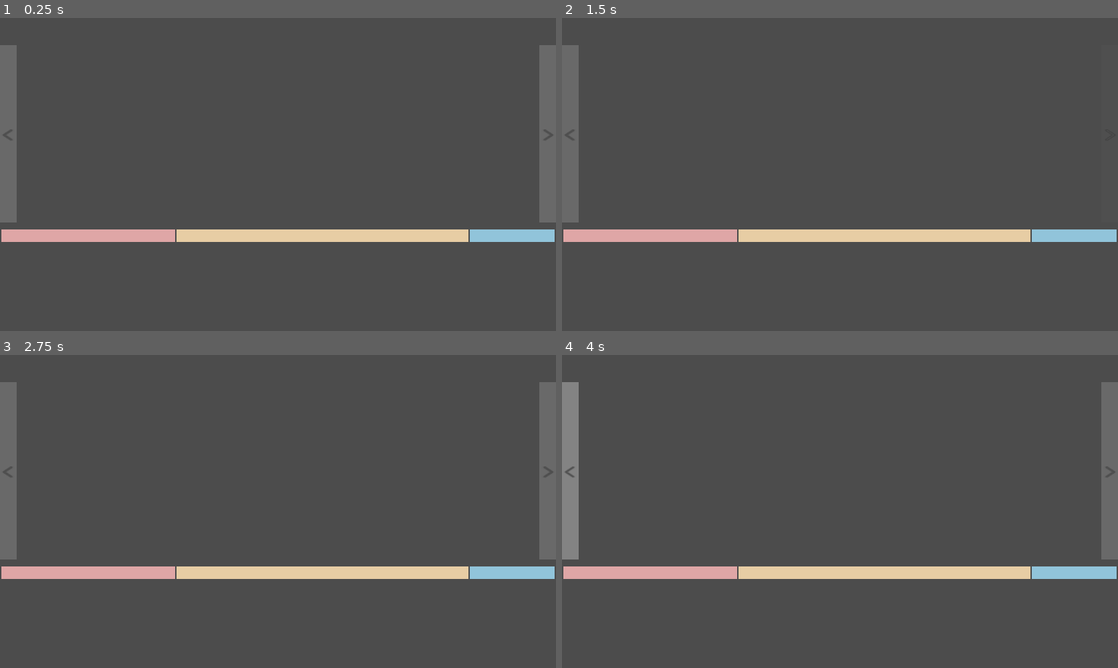
Above: before the commit, frames 1-4 (two rows, left to right).
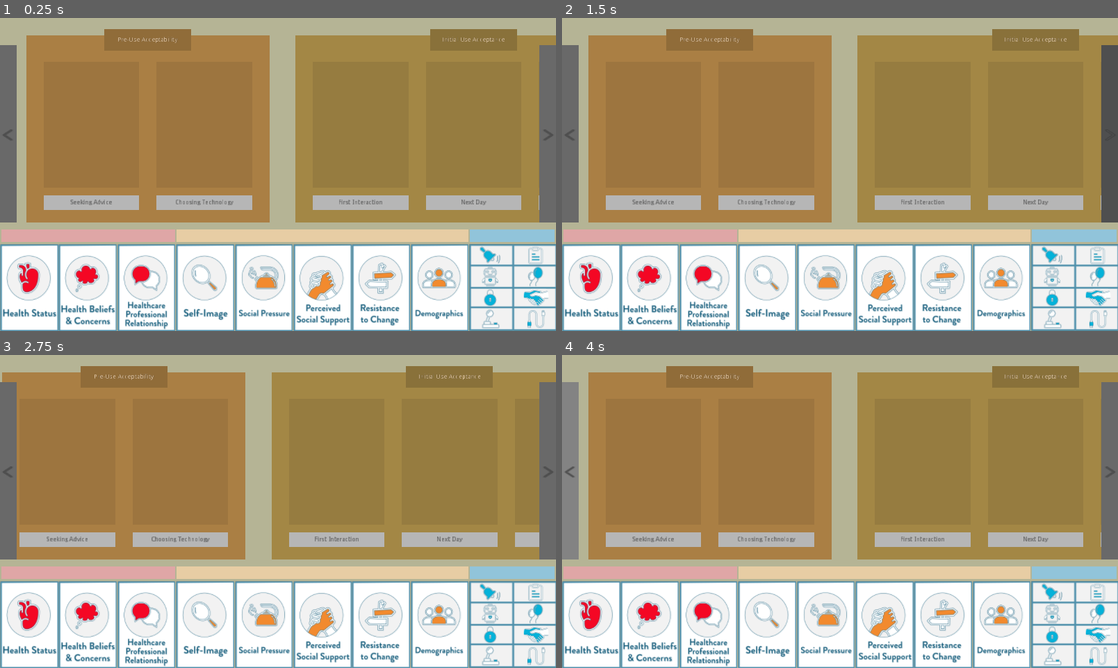
Above: after the commit, the same moments.

Repository: nadalc/TAC-Toolkit-Platform
Game: Godot game, scene res://scene/tabletop/tabletop.tscn
Two runs of this game, one before a commit and one after it. Both use one fixed random seed, a clock stepped at 60 frames per second and the inputs below. Before the commit the project has no main scene; this scene is started directly in both runs.
Inputs (mouse positions are in pixels of both pictures, inside the frame that each line leads up to):
- Up to frame 1 (0.25 s): no input
- Up to frame 2 (1.5 s): tap Enter at 0.5 s; drag from (1106, 133) to (573, 133) at 0.52 s; drag from (573, 133) to (1106, 133) at 1.27 s
- Up to frame 3 (2.75 s): move the mouse to (278, 511) at 2.02 s; click (278, 511) at 2.17 s
- Up to frame 4 (4 s): tap Space at 2.75 s; drag from (812, 574) to (573, 470) at 2.77 s; move the mouse to (1006, 558) at 3.52 s; click (1006, 558) at 3.67 s

The runs differ from the first frame. In frame 1, 93% of the frame differs, in the area x 0-100%, y 0-100%; in frame 2, 93%; in frame 3, 93%; in frame 4, 93%.
Error before the commit: Parse Error: The identifier "TacDrawCard" isn't a valid type (not a script or class), or couldn't be found on base "self". (res://scene/tabletop/hand/Hand.gd:3…

Commit message:
Update : project status

Diff:
--- a/source/project.godot
+++ b/source/project.godot
@@ -39,15 +39,30 @@
 "language": "GDScript",
 "path": "res://source/participant/Designer.gd"
 }, {
+"base": "Node",
+"class": "DrawCard",
+"language": "GDScript",
+"path": "res://source/util/DrawCard.gd"
+}, {
 "base": "Deck",
 "class": "HelloCards",
 "language": "GDScript",
 "path": "res://source/util/HelloCards.gd"
 }, {
 "base": "Node",
+"class": "Math_",
+"language": "GDScript",
+"path": "res://source/util/Math_.gd"
+}, {
+"base": "Node",
 "class": "Participant",
 "language": "GDScript",
 "path": "res://source/participant/Participant.gd"
+}, {
+"base": "Node",
+"class": "RandomC",
+"language": "GDScript",
+"path": "res://source/util/RandColor.gd"
 }, {
 "base": "Node",
 "class": "Role",
@@ -79,6 +94,11 @@
 "language": "GDScript",
 "path": "res://source/util/TacCards.gd"
 }, {
+"base": "DrawCard",
+"class": "TacDrawCard",
+"language": "GDScript",
+"path": "res://source/util/TacDrawCard.gd"
+}, {
 "base": "Role",
 "class": "User",
 "language": "GDScript",
@@ -91,22 +111,26 @@
 "Chapter": "",
 "Deck": "",
 "Designer": "",
+"DrawCard": "",
 "HelloCards": "",
+"Math_": "",
 "Participant": "",
+"RandomC": "",
 "Role": "",
 "Scenario": "",
 "Spectator": "",
 "Step": "",
 "Tabletop": "",
 "TacCards": "",
+"TacDrawCard": "",
 "User": ""
 }
 
 [application]
 
 config/name="TAC Toolkit System"
-run/main_scene="res://scene/tabletop/Hand.tscn"
-config/icon="res://miscellaneous/icon.png"
+run/main_scene="res://scene/tabletop/Tabletop.tscn"
+config/icon="res://asset/logo.png"
 
 [display]
 
@@ -137,5 +161,6 @@
 quality/intended_usage/framebuffer_allocation=0
 quality/intended_usage/framebuffer_allocation.mobile=0
 2d/snapping/use_gpu_pixel_snap=true
+environment/default_clear_color=Color( 0.71, 0.70361, 0.5822, 1 )
 quality/filters/msaa=4
 environment/default_environment="res://miscellaneous/default_env.tres"
